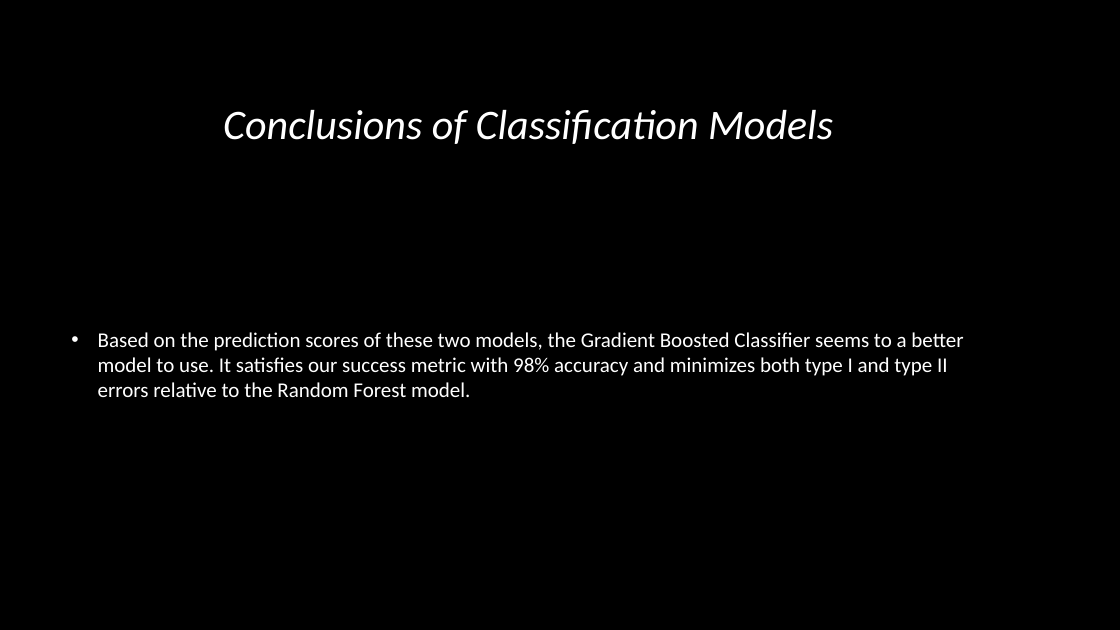
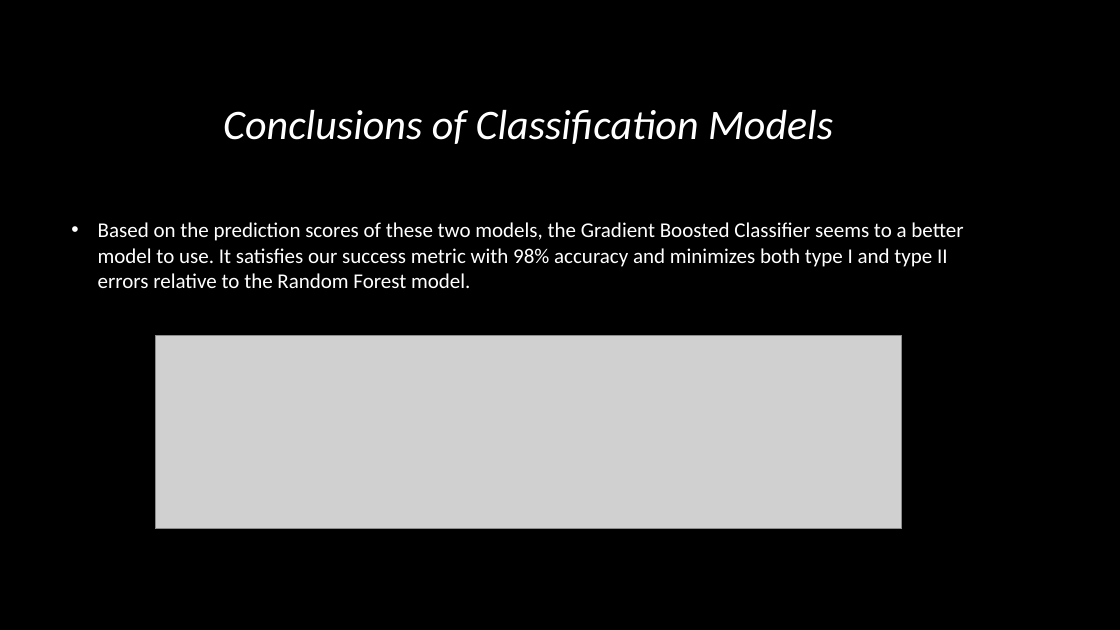
Before and after one commit to ayan1995/Thinkful, a slide deck: slide 22 of Bootcamp/Unit 3 Deeper into Supervised Learning/Supervised Learning Capstone/data-science-for-good/PASSNYC Capstone Predicting Attendance .pptx (slide 27 before the commit). Drawn at 1120x630 pixels with LibreOffice and Linux fonts; fonts in the diff are those of the drawing; grey boxes stand for pictures; background and template pictures are left out. Boxes give left, top, right and bottom in pixels: in the first picture for what was removed or moved away, otherwise in the second. Text is boxed around its words. In the diff, an @@ line names an element or a change of style, - is before the commit and + after.

```diff
--- a/Bootcamp/Unit 3 Deeper into Supervised Learning/Supervised Learning Capstone/data-science-for-good/PASSNYC Capstone Predicting Attendance .pptx
+++ b/Bootcamp/Unit 3 Deeper into Supervised Learning/Supervised Learning Capstone/data-science-for-good/PASSNYC Capstone Predicting Attendance .pptx
@@ text "Based on the prediction scores ...": place and size @@
-text "Based on the prediction scores ..." at <box>98,332,963,397</box>
+text "Based on the prediction scores ..." at <box>98,222,963,288</box>
@@ picture added at <box>155,335,902,528</box> @@
```
Also in this commit, not shown: 5 other slides changed, 2 slides added, 8 slides removed, 2 other files.
